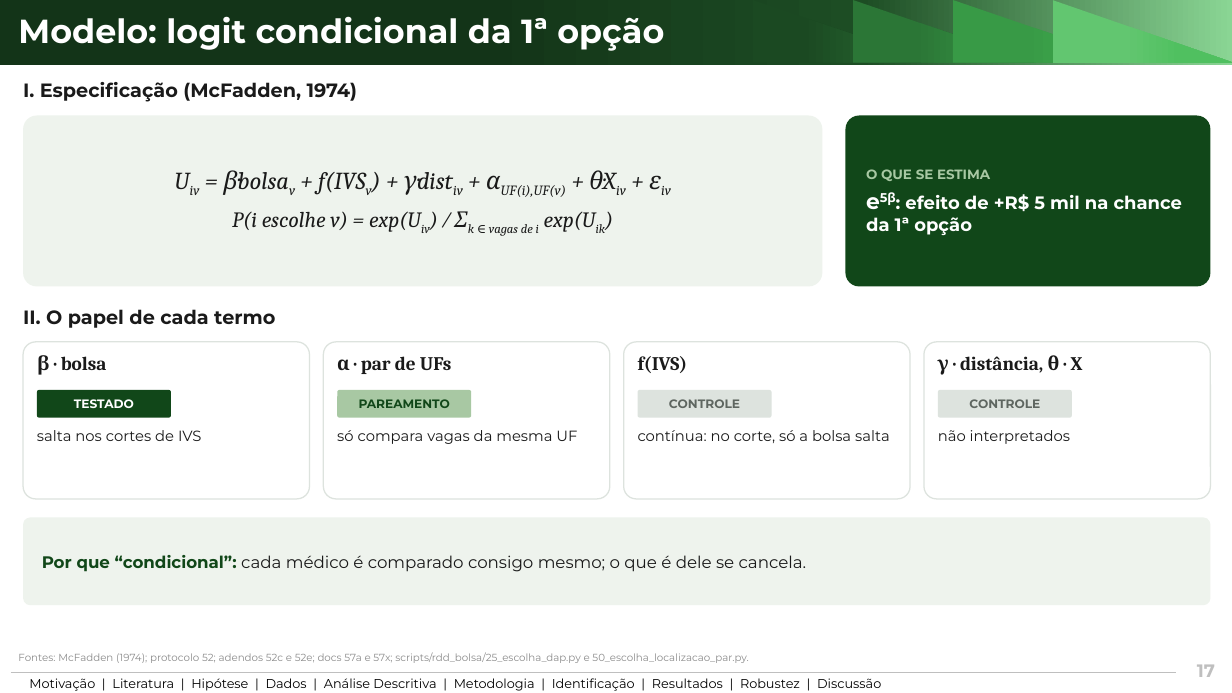
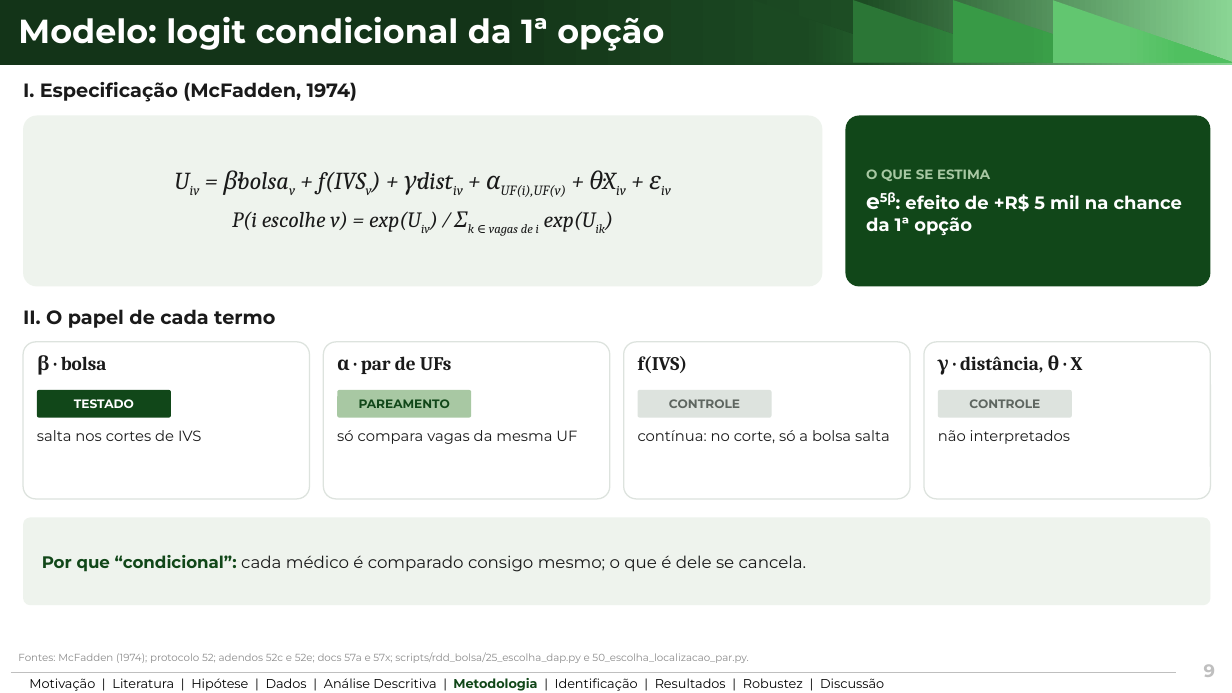
Before and after one commit to ka1victor/impact-eval-health-econ-pmme, a slide deck: slide 9 of output/apresentacao_banca_final/deck_banca_final.pptx (slide 17 before the commit). Drawn at 1232x693 pixels with LibreOffice and Linux fonts; fonts in the diff are those of the drawing; background and template pictures are left out. Boxes give left, top, right and bottom in pixels: in the first picture for what was removed or moved away, otherwise in the second. Text is boxed around its words. In the diff, an @@ line names an element or a change of style, - is before the commit and + after.

```diff
--- a/output/apresentacao_banca_final/deck_banca_final.pptx
+++ b/output/apresentacao_banca_final/deck_banca_final.pptx
@@ text "Motivação | Literatura | Hipótese ..." at [29, 678, 884, 691]: text colour #000000 to #114719, bold on in "Metodologia" @@
@@ text at [1204, 664, 1215, 677]: text changed @@
-17
+9
```
Also in this commit, not shown: 13 other slides changed, 2 slides added, 1 slide removed, 7 other files.
